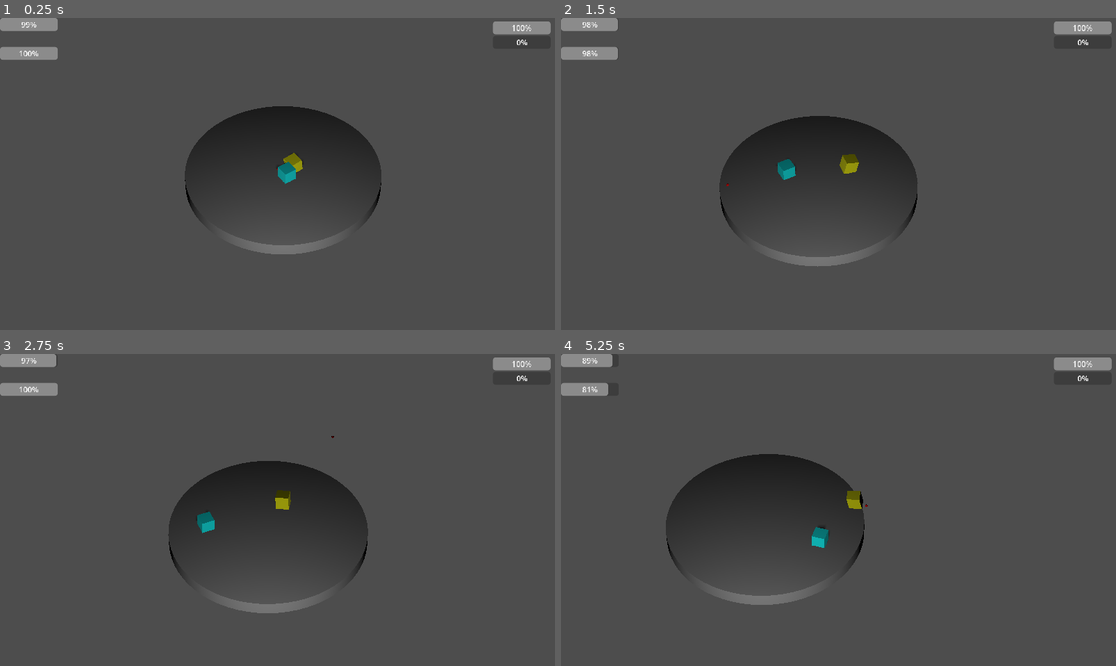
Above: before the commit, frames 1-4 (two rows, left to right).
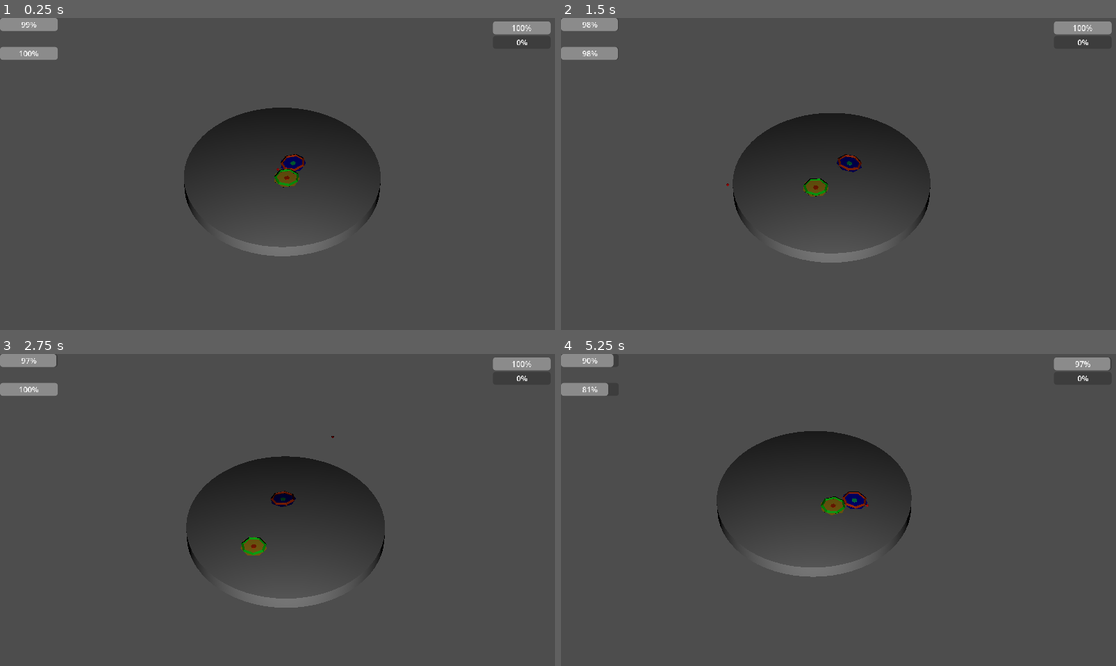
Above: after the commit, the same moments.

Repository: onlysusbastian/juniper_dev_gamejam
Game: Godot game, scene res://Scenes/main.tscn
The game is run twice, just before and just after one commit, with the same random seed, the same clock (stepped at 60 frames per second) and the same inputs. Sound files missing from this copy of the repository are replaced by a short silence.
Inputs (mouse positions are in pixels of both pictures, inside the frame that each line leads up to):
- Up to frame 1 (0.25 s): no input
- Up to frame 2 (1.5 s): move the mouse to (960, 158) at 0.52 s; hold Space (rhythm_hit) 0.53-1.28 s; move the mouse to (727, 189) at 1.27 s; click (727, 189) at 1.35 s
- Up to frame 3 (2.75 s): tap Space (rhythm_hit) at 1.55 s; move the mouse to (333, 441) at 2.02 s; hold Space (rhythm_hit) from 2.03 s (still down)
- Up to frame 4 (5.25 s): move the mouse to (810, 572) at 2.77 s; release Space (rhythm_hit) at 2.78 s; tap Space (rhythm_hit) at 2.85, 3.8, 4.35 s; move the mouse to (1005, 556) at 3.52 s; press the mouse at (1005, 556) at 3.53 s; move the mouse to (672, 463) at 4.27 s; release the mouse at (672, 463) at 4.28 s; move the mouse to (866, 510) at 5.02 s; hold Space (rhythm_hit) from 5.03 s (still down)

The runs differ from the first frame. In frame 1, 0.8% of the frame differs, in the area x 33-69%, y 28-77%; in frame 2, 2.4%; in frame 3, 3.0%; in frame 4, 6.7%, in the area x 3-100%, y 0-81%.

Commit message:
new fixes + new blades!!
arsgar

Diff:
--- a/Scenes/Enemy.tscn
+++ b/Scenes/Enemy.tscn
@@ -2,26 +2,28 @@
 
 [ext_resource type="Script" uid="uid://c102l67w7p86r" path="res://Scripts/enemy.gd" id="1_m1htj"]
 [ext_resource type="Script" uid="uid://cr7fc0jd236s" path="res://Scripts/EnemyAI.gd" id="2_wovta"]
+[ext_resource type="PackedScene" uid="uid://dqa0cbdq5tyu1" path="res://Assets/blades/blade2.glb" id="3_xeo28"]
 
 [sub_resource type="CylinderShape3D" id="CylinderShape3D_7fd37"]
 radius = 1.0
 
-[sub_resource type="BoxMesh" id="BoxMesh_m1htj"]
-
-[sub_resource type="StandardMaterial3D" id="StandardMaterial3D_wovta"]
-albedo_color = Color(0, 1, 1, 1)
+[sub_resource type="BoxMesh" id="BoxMesh_xeo28"]
 
 [node name="Enemy" type="CharacterBody3D"]
 script = ExtResource("1_m1htj")
 
 [node name="CollisionShape3D" type="CollisionShape3D" parent="."]
-transform = Transform3D(0.5, 0, 0, 0, 0.3, 0, 0, 0, 0.5, 0, 0, 0)
+transform = Transform3D(0.835, 0, 0, 0, 0.3, 0, 0, 0, 0.83, 0, 0, 0)
 shape = SubResource("CylinderShape3D_7fd37")
 
 [node name="Visual" type="Node3D" parent="."]
 script = ExtResource("2_wovta")
 
 [node name="MeshInstance3D" type="MeshInstance3D" parent="Visual"]
-mesh = SubResource("BoxMesh_m1htj")
+transform = Transform3D(0.39521477, 0, 0, 0, 0.405, 0, 0, 0, 0.3789369, 0, 0, 0)
+visible = false
+mesh = SubResource("BoxMesh_xeo28")
 skeleton = NodePath("../..")
-surface_material_override/0 = SubResource("StandardMaterial3D_wovta")
+
+[node name="blade2" parent="Visual" instance=ExtResource("3_xeo28")]
+transform = Transform3D(1, 0, 0, 0, 1, 0, 0, 0, 1, 0, -0.225, 0)
--- a/Scenes/Player.tscn
+++ b/Scenes/Player.tscn
@@ -1,27 +1,22 @@
-[gd_scene load_steps=5 format=3 uid="uid://ck6jrbqtyqrhf"]
+[gd_scene load_steps=4 format=3 uid="uid://ck6jrbqtyqrhf"]
 
 [ext_resource type="Script" uid="uid://kv4siwgogebm" path="res://Scripts/player.gd" id="1_rpqav"]
+[ext_resource type="PackedScene" uid="uid://el4o66hj7b2r" path="res://Assets/blades/blade1.glb" id="2_kyqiw"]
 
 [sub_resource type="CylinderShape3D" id="CylinderShape3D_qbkls"]
 radius = 1.0
-
-[sub_resource type="BoxMesh" id="BoxMesh_rpqav"]
-
-[sub_resource type="StandardMaterial3D" id="StandardMaterial3D_rpqav"]
-albedo_color = Color(1, 1, 0, 1)
 
 [node name="Player" type="CharacterBody3D"]
 script = ExtResource("1_rpqav")
 
 [node name="CollisionShape3D" type="CollisionShape3D" parent="."]
-transform = Transform3D(0.5, 0, 0, 0, 0.3, 0, 0, 0, 0.5, 0, 0, 0)
+transform = Transform3D(0.835, 0, 0, 0, 0.3, 0, 0, 0, 0.83, 0, 0, 0)
 shape = SubResource("CylinderShape3D_qbkls")
 
 [node name="Visual" type="Node3D" parent="."]
 transform = Transform3D(0.5, 0, 0, 0, 0.3, 0, 0, 0, 0.5, 0, 0, 0)
 
 [node name="MeshInstance3D" type="MeshInstance3D" parent="Visual"]
-transform = Transform3D(2, 0, 0, 0, 3.3333333, 0, 0, 0, 2, 0, 0, 0)
-mesh = SubResource("BoxMesh_rpqav")
-skeleton = NodePath("../..")
-surface_material_override/0 = SubResource("StandardMaterial3D_rpqav")
+
+[node name="blade1" parent="Visual/MeshInstance3D" instance=ExtResource("2_kyqiw")]
+transform = Transform3D(2, 0, 0, 0, 3.3333333, 0, 0, 0, 2, 0, -0.7794942, 0)
--- a/Scripts/Conductor.gd
+++ b/Scripts/Conductor.gd
@@ -4,14 +4,13 @@
 @export var measures := 4
 
 # Tracking the beat and song position
-var last_judged_beat := -999
 var song_position = 0.0
 var song_position_in_beats = 1
 var sec_per_beat = 60.0 / bpm
 var last_reported_beat = 0
 var beats_before_start = 0
 var current_measure = 1
-
+var last_judged_beat := -999
 # Determining how close to the beat an event is
 var closest = 0
 var time_off_beat = 0.0
@@ -59,11 +58,11 @@
 	return Vector2(closest, time_off_beat)
 
 
-func play_from_beat(beat_number, offset):
+func play_from_beat(beat, offset):
 	play()
-	seek(beat_number * sec_per_beat)
+	seek(beat * sec_per_beat)
 	beats_before_start = offset
-	current_measure = beat_number % measures
+	current_measure = beat % measures
 
 
 func _on_StartTimer_timeout():
@@ -86,26 +85,29 @@
 		var beat_info = closest_beat(1)
 
 		var beat_number = int(beat_info.x)
+		var error = beat_info.y
 
+		# Already used this beat
 		if beat_number == last_judged_beat:
 			return
 
-		last_judged_beat = beat_number
-
-		var error = beat_info.y
-
 		if error <= perfect_window:
 
+			last_judged_beat = beat_number
 			note_judged.emit("perfect")
 
 		elif error <= great_window:
 
+			last_judged_beat = beat_number
 			note_judged.emit("great")
 
 		elif error <= good_window:
 
+			last_judged_beat = beat_number
 			note_judged.emit("good")
 
 		else:
 
+			# Consume the beat even on a miss
+			last_judged_beat = beat_number
 			note_judged.emit("miss")
--- a/Scripts/enemy.gd
+++ b/Scripts/enemy.gd
@@ -54,7 +54,7 @@
 		pending_hit_stop -= delta
 
 		if pending_hit_stop <= 0:
-			hit_stop = 0.02
+			hit_stop = 0.05
 
 	if hit_stop > 0:
 
@@ -86,7 +86,7 @@
 
 	if player:
 
-		if global_position.distance_to(player.global_position) < 1.2 and hit_cooldown <= 0:
+		if global_position.distance_to(player.global_position) < 1.8 and hit_cooldown <= 0:
 
 			var push_dir = global_position - player.global_position
 			push_dir.y = 0
@@ -97,13 +97,13 @@
 
 				var enemy_force = (
 					velocity.length()
-					* (current_spin / 100.0)
+					* (0.2 * current_spin / 100.0)
 					/ weight
 				)
 
 				var player_force = (
 					player.velocity.length()
-					* (player.current_spin / 100.0)
+					* (0.2 * player.current_spin / 100.0)
 					/ player.weight
 				)
 
@@ -126,15 +126,15 @@
 
 				if impact_force > BIG_HIT_THRESHOLD:
 
-					hit_flash_timer = 0.02
-					player.hit_flash_timer = 0.02
+					hit_flash_timer = 0.06
+					player.hit_flash_timer = 0.06
 
 					pending_hit_stop = 0.01
 					player.pending_hit_stop = 0.01
 
 				get_parent().trigger_shake(
 					clamp(
-						impact_force * 0.1,
+						impact_force * 5,
 						0.02,
 						0.25
 					)
--- a/Scripts/main.gd
+++ b/Scripts/main.gd
@@ -19,7 +19,7 @@
 var shake_fade := 10.0
 var shake_offset := Vector3.ZERO
 
-func trigger_shake(strength := 0.15):
+func trigger_shake(strength := 0.5):
 
 	shake_strength = max(
 		shake_strength,
@@ -34,6 +34,7 @@
 	)
 
 	enemy.player = player
+
 	enemy.ai.player = player
 
 	conductor.note_judged.connect(
@@ -112,8 +113,8 @@
 		enemy_stamina_bar.value = enemy.current_spin
 
 	var beat_offset = Vector3(
-		randf_range(-0.05, 0.05) * beat_punch,
-		randf_range(-0.02, 0.02) * beat_punch,
+		randf_range(-0.2, 0.2) * beat_punch,
+		randf_range(-0.1, 0.1) * beat_punch,
 		beat_punch
 	)
 
@@ -132,8 +133,8 @@
 		"miss":
 
 			beat_punch = randf_range(
-				0.01,
-				0.01
+				0.0,
+				0.0
 			)
 
 		"good":
@@ -141,8 +142,8 @@
 			player.current_boost += 1
 
 			beat_punch = randf_range(
-				0.2,
-				0.2
+				0.0,
+				0.0
 			)
 
 		"great":
@@ -150,8 +151,8 @@
 			player.current_boost += 2
 
 			beat_punch = randf_range(
-				0.3,
-				0.3			)
+				0.2,
+				0.2			)
 
 		"perfect":
 
@@ -159,8 +160,8 @@
 			player.current_spin += 4
 
 			beat_punch = randf_range(
-				0.6,
-				0.6
+				0.5,
+				0.5
 			)
 
 	player.current_boost = clamp(
--- a/Scripts/player.gd
+++ b/Scripts/player.gd
@@ -4,6 +4,7 @@
 @export var tilt_strength := 0.03
 @export var tilt_spring := 20.0
 @export var tilt_damping := 8.0
+
 @onready var visual = $Visual/MeshInstance3D
 
 const BIG_HIT_THRESHOLD := 2.0
@@ -54,7 +55,7 @@
 		pending_hit_stop -= delta
 
 		if pending_hit_stop <= 0:
-			hit_stop = 0.05
+			hit_stop = 0.001
 
 	if hit_stop > 0:
 		hit_stop -= delta
@@ -84,6 +85,7 @@
 		)
 
 		current_boost -= boost_drain * delta
+
 	else:
 
 		current_boost_multiplier = lerp(
@@ -91,6 +93,7 @@
 			1.0,
 			boost_acceleration * delta
 		)
+
 		#current_boost += boost_regen * delta
 
 	current_boost = clamp(
Binary file added: Assets/blades/blade1.glb
Not shown, added: Assets/blades/blade1.glb.import
Binary file added: Assets/blades/blade2.glb
Not shown, added: Assets/blades/blade2.glb.import
